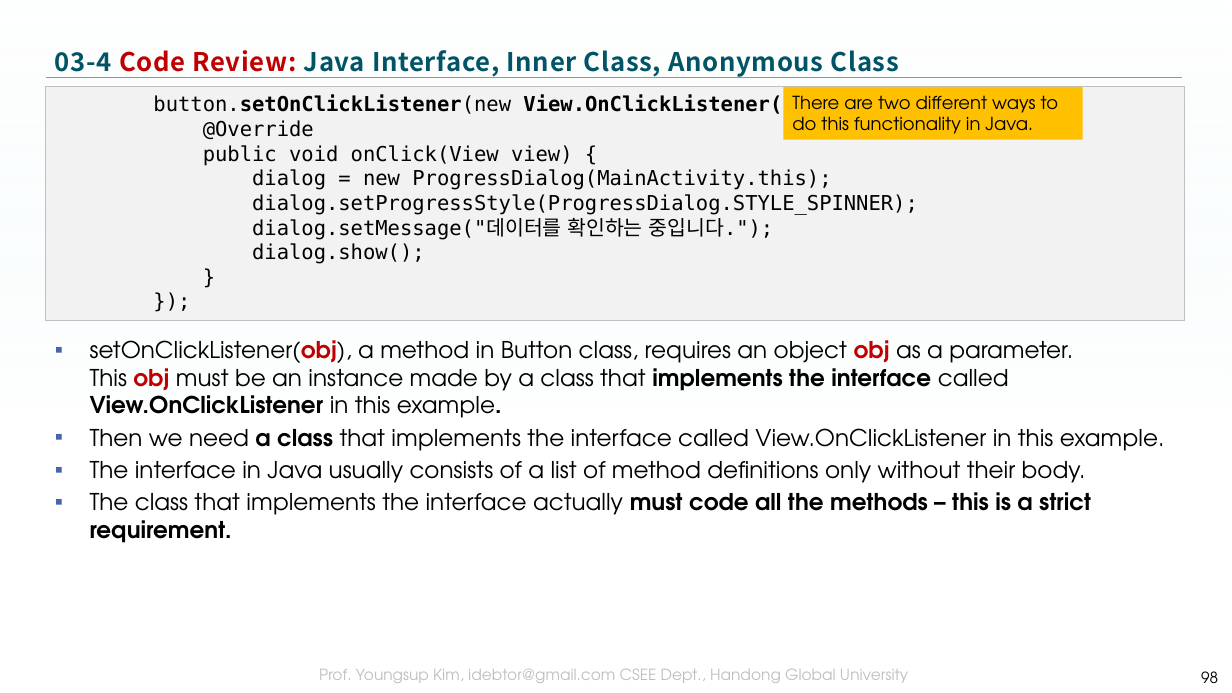
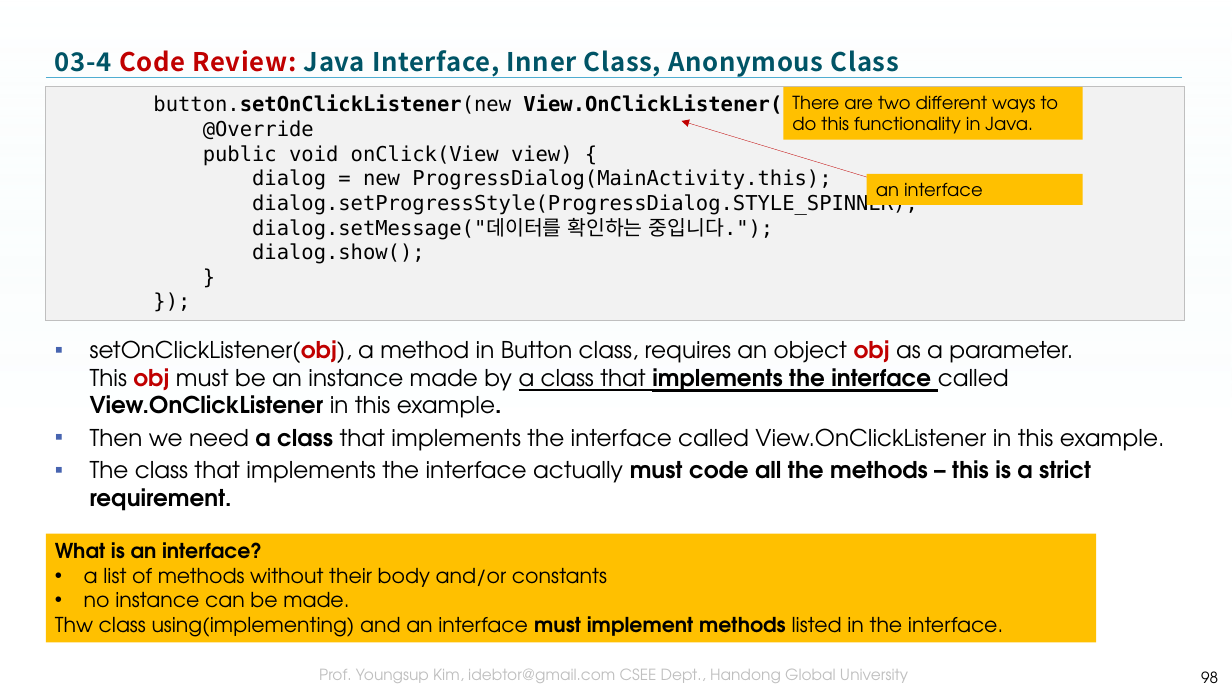
Before and after one commit to tae7841/HuStarAS, a slide deck: slide 98 of ppts/03Widget.pptx. Drawn at 1232x693 pixels with LibreOffice and Linux fonts; fonts in the diff are those of the drawing; background and template pictures are left out. Boxes give left, top, right and bottom in pixels: in the first picture for what was removed or moved away, otherwise in the second. Text is boxed around its words. In the diff, an @@ line names an element or a change of style, - is before the commit and + after.

```diff
--- a/ppts/03Widget.pptx
+++ b/ppts/03Widget.pptx
@@ arrow added from (921, 194) to (682, 121), #C00000 0.25 pt @@
@@ rectangle added at (867,174,1083,205), fill #FFC000, 14 pt, text #000000 @@
+an interface
@@ text at (90,340,1073,418): underline on in "a class that implements the interface" @@
@@ text at (90,461,1086,483): paragraph removed @@
-▪ The interface in Java usually consists of a list of method definitions only without their body.
@@ rectangle added at (46,534,1097,643), fill #FFC000, 16 pt, text #000000 @@
+What is an interface?
+• a list of methods without their body and/or constants
+• no instance can be made.
+Thw class using(implementing) and an interface must implement methods listed in the interface.
```
Also in this commit, not shown: 3 other slides changed, 2 slides added.
